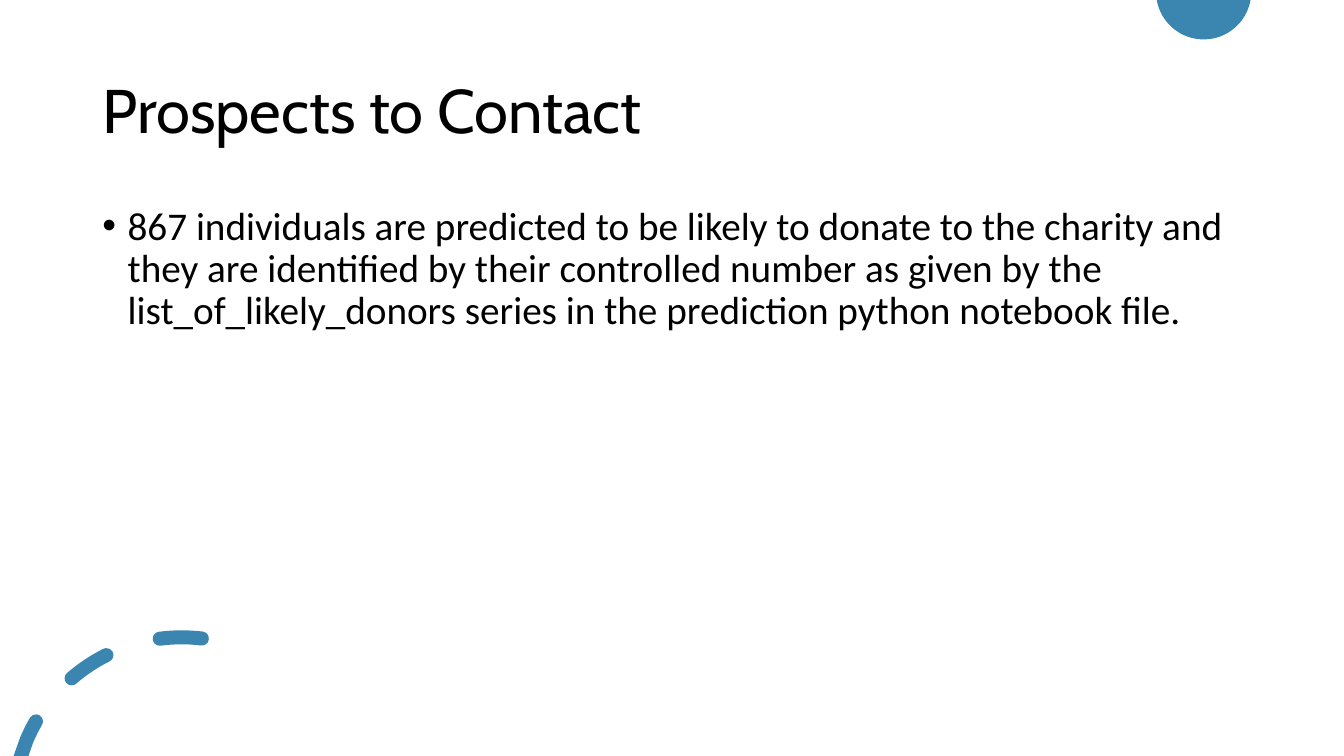
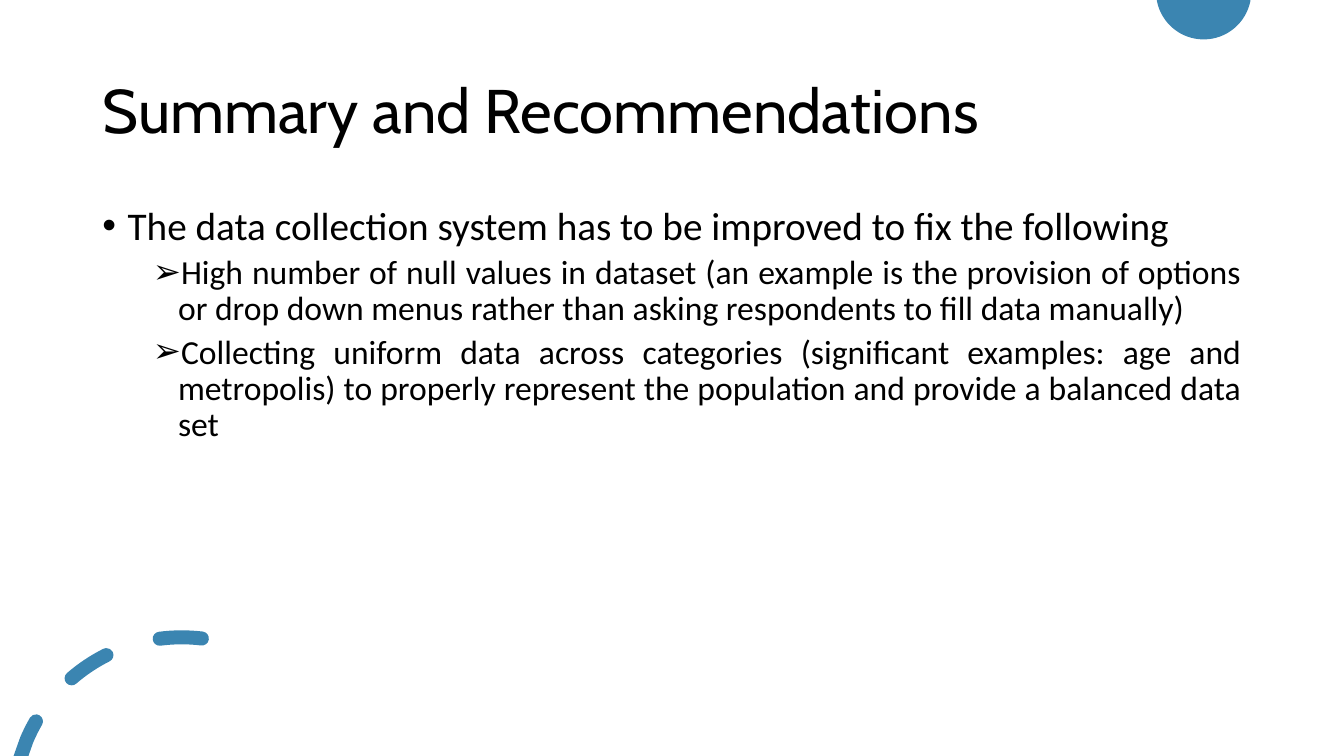
Before and after one commit to Ay-slim/Data-Science-Portfolio--Ayooluwa, a slide deck: slide 10 of Donor_prediction_challenge/Presentation.pptx (slide 7 before the commit). Drawn at 1344x756 pixels with LibreOffice and Linux fonts; fonts in the diff are those of the drawing. Boxes give left, top, right and bottom in pixels: in the first picture for what was removed or moved away, otherwise in the second. Text is boxed around its words. In the diff, an @@ line names an element or a change of style, - is before the commit and + after.

```diff
--- a/Donor_prediction_challenge/Presentation.pptx
+++ b/Donor_prediction_challenge/Presentation.pptx
@@ title at <box>102,86,979,147</box>: text changed @@
-Prospects to Contact
+Summary and Recommendations
@@ text at <box>128,212,1240,437</box>: text changed; size 28 to 24 pt @@
-• 867 individuals are predicted to be likely to donate to the charity and they are identified by their controlled number as given by the list_of_likely_donors series in the prediction python notebook file.
+• The data collection system has to be improved to fix the following
+  ➢ High number of null values in dataset (an example is the provision of options or drop down menus rather than asking respondents to fill data manually)
+  ➢ Collecting uniform data across categories (significant examples: age and metropolis) to properly represent the population and provide a balanced data set
```
Also in this commit, not shown: 4 other slides changed, 6 slides added, 2 slides removed, 1 other file.
